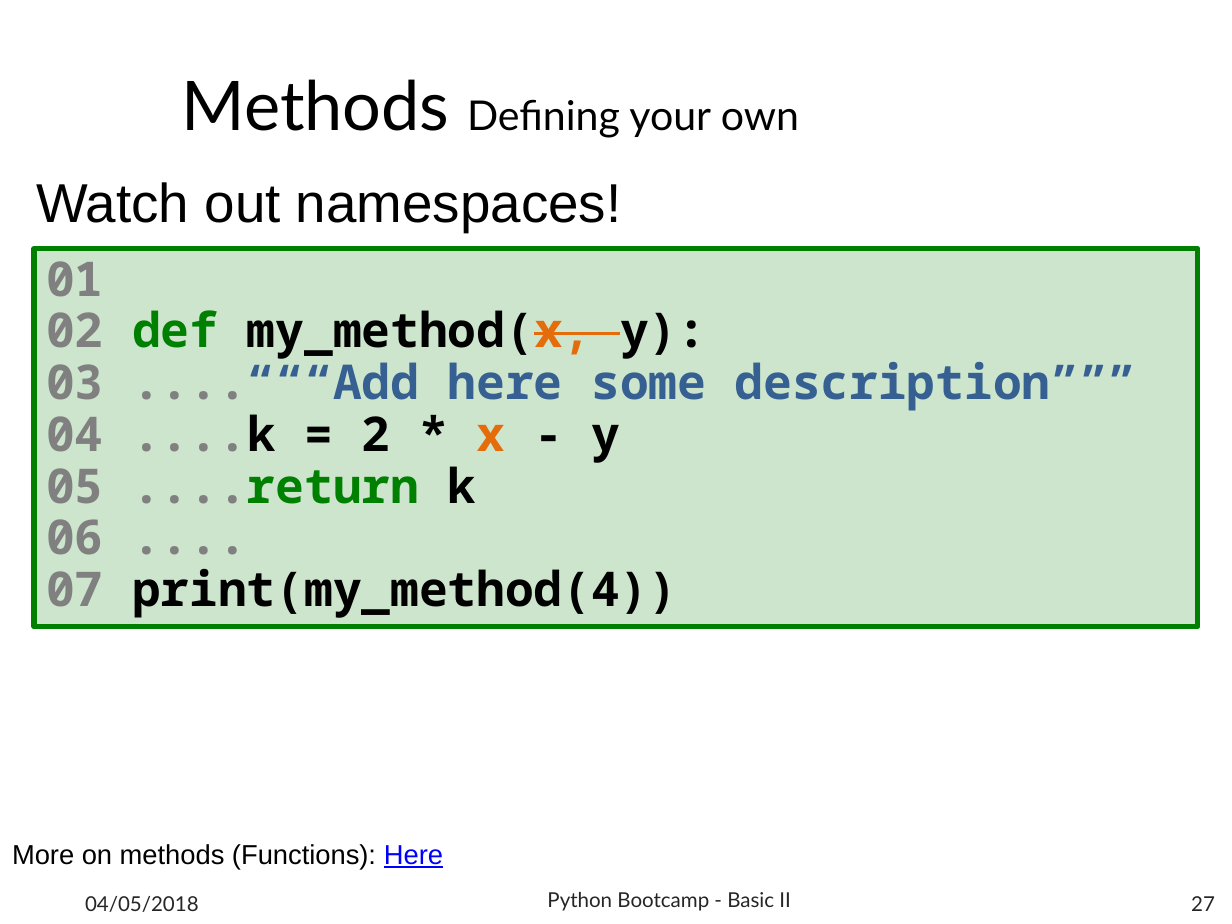
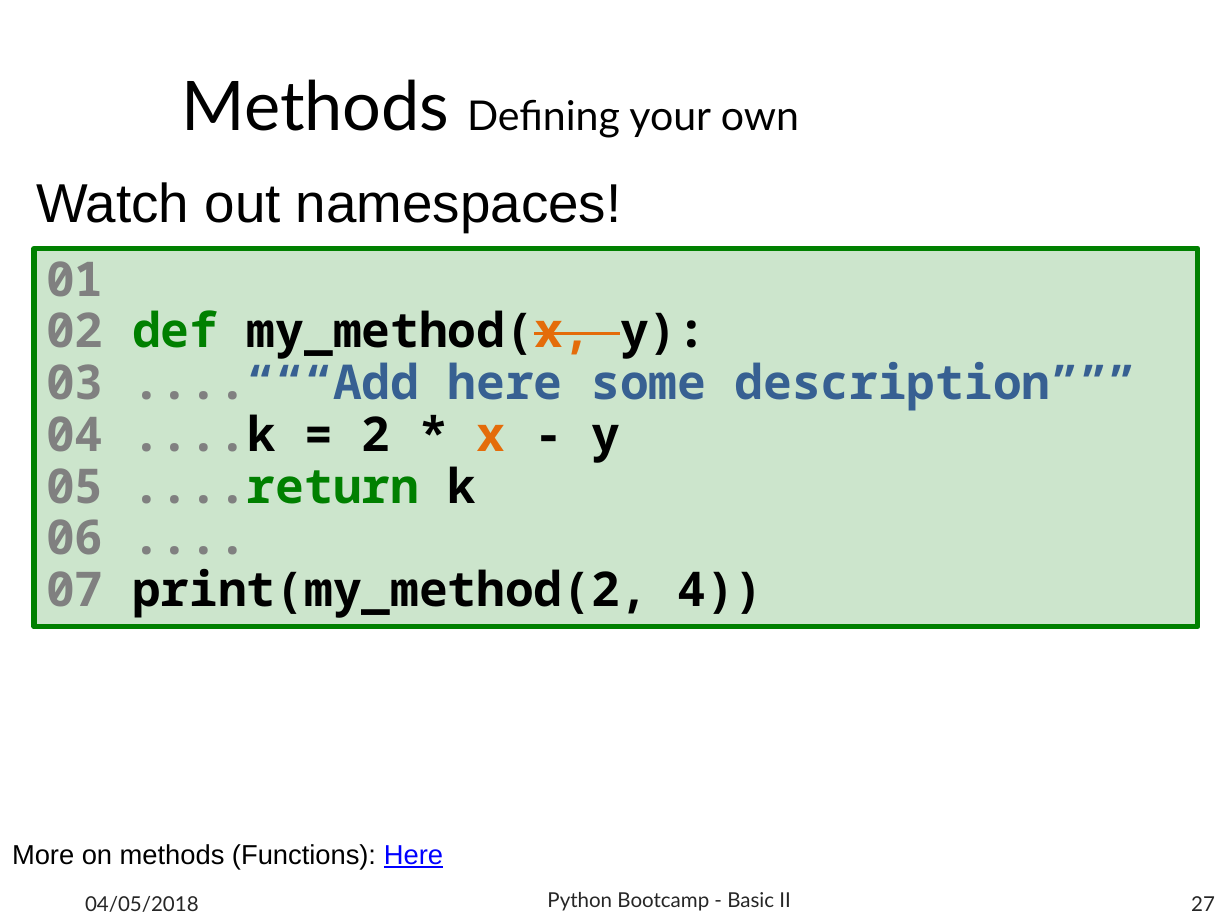
Before and after one commit to b1quint/Python-Tutorial-Series, a slide deck: slide 27 of Presentations/Python Tutorial Series - Basics II.pptx. Drawn at 1232x924 pixels with LibreOffice and Linux fonts; fonts in the diff are those of the drawing; background and template pictures are left out. Boxes give left, top, right and bottom in pixels: in the first picture for what was removed or moved away, otherwise in the second. Text is boxed around its words. In the diff, an @@ line names an element or a change of style, - is before the commit and + after.

```diff
--- a/Presentations/Python Tutorial Series - Basics II.pptx
+++ b/Presentations/Python Tutorial Series - Basics II.pptx
@@ text in rectangle at [46, 569, 763, 618]: text changed @@
-07 print(my_method(4))
+07 print(my_method(2, 4))
```
Also in this commit, not shown: 6 other slides changed, 3 slides added, 1 other file.
